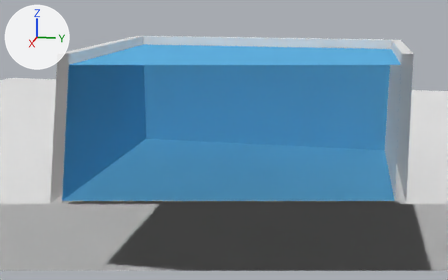
A saved change to the Blender file Models/Aquario/Aquario.blend.
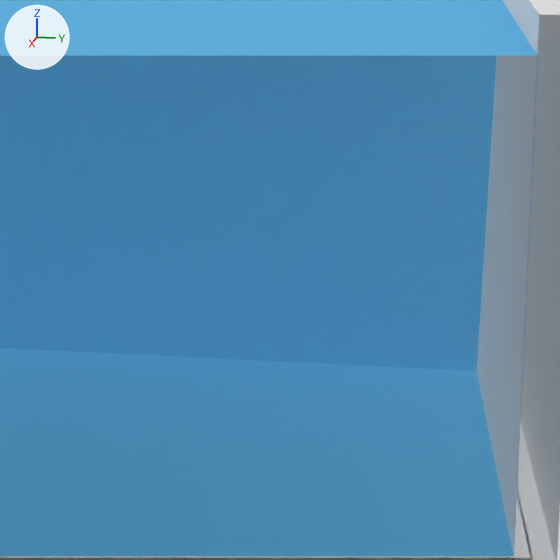
Each version appears first from a camera (50 mm lens) standing at (9.34, 1.53, 2.88) and looking at (0.37, -0.26, 0.64), and next in a close-up on the part from 57% to 91% of the width and 18% to 72% of the height. The lights are fixed; the arrows at upper left show +X, +Y and +Z. Everything nearer to the camera than a plane just in front of the edit is cut away.
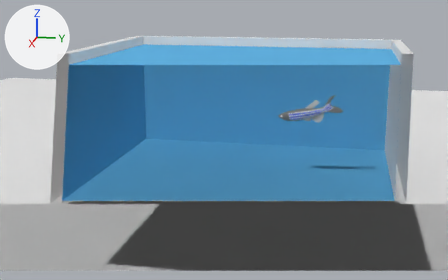
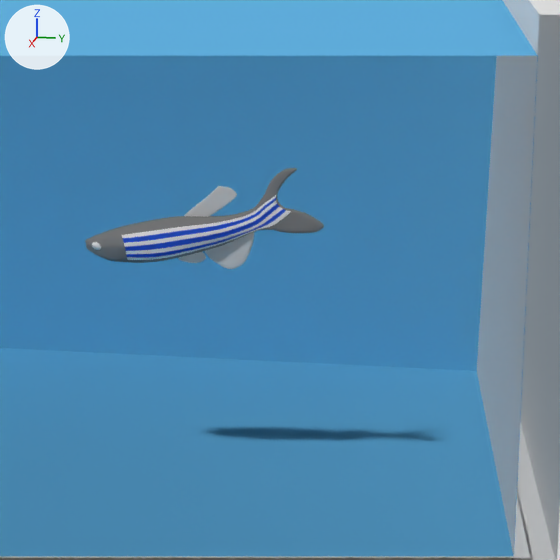
The change, as a list of edits to the scene's bpy script:
```text
Add ob_top_fin:
    ob_top_fin = bpy.data.objects.new('Top Fin', me_cube_005)  # 48 vertices, 38 faces; spans x 0.0..0.14, y -1.59..0.76, z -0.49..0.9; in mat_fins (white #e7e7e7); modifiers MIRROR, SUBSURF
    ob_top_fin.parent = ob_zebra_fish
    ob_top_fin.location = (0.0, 1.841, 0.568)
    ob_top_fin.rotation_euler = (0.0455, 0.0, 0.0)  # degrees (2.6, 0, 0)
    ob_top_fin.scale = (0.0777, 0.238, 0.238)
Add ob_zebra_fish:
    ob_zebra_fish = bpy.data.objects.new('Zebra Fish', me_cube_002)  # 243 vertices, 211 faces; spans x 0.0..0.2, y 0.53..2.89, z -0.04..0.98; in mat_material_003 (grey #909090), mat_blue_stripe (blue #325de7), mat_white_stripe (white #ffffff); modifiers MIRROR, SUBSURF
    ob_zebra_fish.location = (0.0, 0.294, 0.912)
    ob_zebra_fish.scale = (0.416, 0.416, 0.416)
Add ob_small_bottom_fin:
    ob_small_bottom_fin = bpy.data.objects.new('Small Bottom Fin', me_cube_006)  # 17 vertices, 12 faces; spans x 0.0..0.31, y -2.65..0.73, z -0.51..0.92; in mat_fins (white #e7e7e7); modifiers MIRROR, SUBSURF
    ob_small_bottom_fin.parent = ob_zebra_fish
    ob_small_bottom_fin.location = (0.0, 1.669, 0.0487)
    ob_small_bottom_fin.rotation_euler = (0.235, 0.0, 0.0)  # degrees (13, 0, 0)
    ob_small_bottom_fin.scale = (0.0918, 0.0918, 0.0918)
Add ob_left_eye:
    ob_left_eye = bpy.data.objects.new('Left Eye', me_sphere)  # 134 vertices, 144 faces; spans x 0.136..0.716, y -1.27..-0.747, z 1.011..1.764; in mat_eye (white #ffffff); modifiers SUBSURF
    ob_left_eye.parent = ob_zebra_fish
    ob_left_eye.location = (-0.114, 0.45, -0.0484)
    ob_left_eye.rotation_euler = (-1.571, 0.0, -0.366)  # degrees (-90, 0, -21)
    ob_left_eye.scale = (0.191, 0.191, 0.191)
Add ob_large_bottom_fin:
    ob_large_bottom_fin = bpy.data.objects.new('Large Bottom Fin', me_cube_003)  # 30 vertices, 28 faces; spans x -0.16..0.16, y -1.74..2.88, z -1.34..1.43; in mat_fins (white #e7e7e7); modifiers SUBSURF
    ob_large_bottom_fin.parent = ob_zebra_fish
    ob_large_bottom_fin.location = (0.0, 1.951, 0.0976)
    ob_large_bottom_fin.rotation_euler = (0.44, 0.0, 0.0)  # degrees (25, 0, 0)
    ob_large_bottom_fin.scale = (0.127, 0.127, 0.127)
```

Pixel boxes [x1, y1, x2, y2] of what changed, in the close-ups (560 x 560 px):
'Zebra Fish', added
    after: [85, 168, 324, 263]
    faces in mat_material_003 (grey #909090): [85, 168, 324, 263]
    faces in mat_white_stripe (white #ffffff): [122, 195, 291, 260]
    faces in mat_blue_stripe (blue #325de7): [123, 198, 286, 258]
'Large Bottom Fin', added
    after: [205, 232, 254, 269]
'Top Fin', added
    after: [184, 186, 237, 217]
'Small Bottom Fin', added
    after: [178, 252, 206, 263]
'Left Eye', added
    after: [92, 242, 101, 250]
